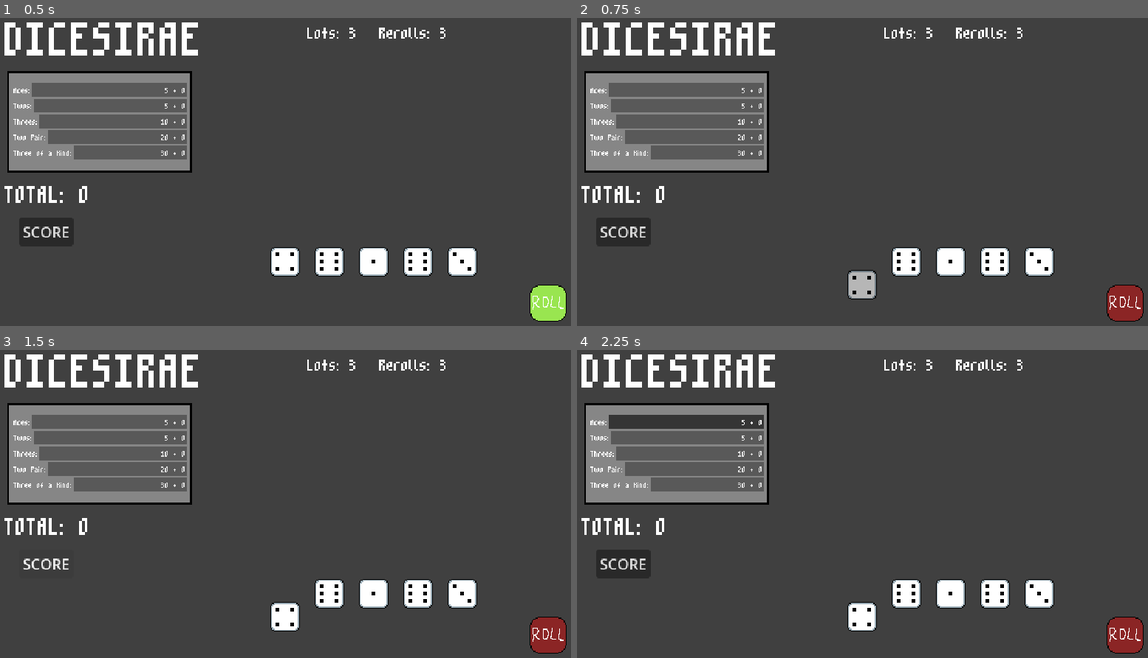
Above: before the commit, frames 1-4 (two rows, left to right).
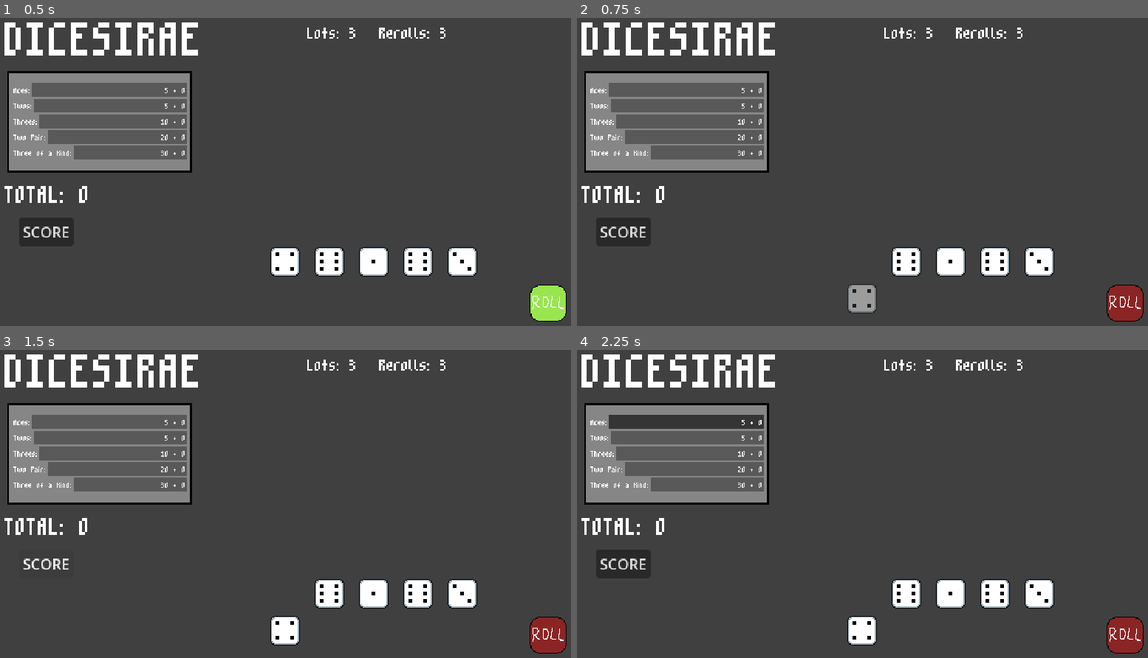
Above: after the commit, the same moments.

Repository: xander6424/DICESIRAE
Game: Godot game, scene res://scenes/main.tscn
Two runs of this game, one before a commit and one after it. Both use one fixed random seed, a clock stepped at 60 frames per second and the inputs below.
Inputs (mouse positions are in pixels of both pictures, inside the frame that each line leads up to):
- Up to frame 1 (0.5 s): no input
- Up to frame 2 (0.75 s): click (862, 261) at 0.52 s
- Up to frame 3 (1.5 s): click "SCORE" at 1.25 s
- Up to frame 4 (2.25 s): click "5 + 0" at 2 s

Frame 1 is identical in both runs. In frame 2, 0.7% of the frame differs, in the area x 47-53%, y 81-96%; in frame 3, 0.5%; in frame 4, 0.5%.

Commit message:
New Dice Texture Button
Changed the dice save button to a texture button, and added several transparent states for it.

Diff:
--- a/scenes/dice.tscn
+++ b/scenes/dice.tscn
@@ -7,21 +7,12 @@
 [ext_resource type="Texture2D" uid="uid://b41ewysw5q5w8" path="res://assets/die4_32p.png" id="5_pgf55"]
 [ext_resource type="Texture2D" uid="uid://d0wtavxqx5a2a" path="res://assets/die5_32p.png" id="6_dlvbc"]
 [ext_resource type="Texture2D" uid="uid://c78k2icikwp7g" path="res://assets/die6_32p.png" id="7_skxya"]
+[ext_resource type="Texture2D" uid="uid://t2lnk76opcq5" path="res://assets/dieblank_hover_32p.png" id="8_dicg2"]
+[ext_resource type="BitMap" uid="uid://cnrn1rs24jdhp" path="res://assets/diemask_32p.png" id="8_ocjtb"]
+[ext_resource type="Texture2D" uid="uid://cuq8ea5g4lcj" path="res://assets/dieblank_pressed_32p.png" id="8_pgf55"]
 
 [sub_resource type="RectangleShape2D" id="RectangleShape2D_m4jp2"]
 size = Vector2(29, 29)
-
-[sub_resource type="StyleBoxFlat" id="StyleBoxFlat_pb8pk"]
-bg_color = Color(0, 0, 0, 0)
-
-[sub_resource type="StyleBoxFlat" id="StyleBoxFlat_dicg2"]
-bg_color = Color(0, 0, 0, 0.5137255)
-
-[sub_resource type="StyleBoxFlat" id="StyleBoxFlat_ocjtb"]
-bg_color = Color(0, 0, 0, 0.28627452)
-
-[sub_resource type="StyleBoxFlat" id="StyleBoxFlat_pgf55"]
-bg_color = Color(0, 0, 0, 0.5137255)
 
 [node name="Dice" type="RigidBody2D" unique_id=732832586]
 gravity_scale = 0.0
@@ -52,14 +43,13 @@
 position = Vector2(-0.5, -0.5)
 shape = SubResource("RectangleShape2D_m4jp2")
 
-[node name="SaveButton" type="Button" parent="." unique_id=1658616986]
+[node name="SaveButton" type="TextureButton" parent="." unique_id=1849972289]
 unique_name_in_owner = true
-offset_left = -15.0
-offset_top = -15.0
-offset_right = 15.0
-offset_bottom = 15.0
+offset_left = -16.0
+offset_top = -16.0
+offset_right = 16.0
+offset_bottom = 16.0
 focus_mode = 0
-theme_override_styles/normal = SubResource("StyleBoxFlat_pb8pk")
-theme_override_styles/pressed = SubResource("StyleBoxFlat_dicg2")
-theme_override_styles/hover = SubResource("StyleBoxFlat_ocjtb")
-theme_override_styles/disabled = SubResource("StyleBoxFlat_pgf55")
+texture_pressed = ExtResource("8_pgf55")
+texture_hover = ExtResource("8_dicg2")
+texture_click_mask = ExtResource("8_ocjtb")
--- a/scripts/dice.gd
+++ b/scripts/dice.gd
@@ -4,7 +4,7 @@
 
 @onready var faces: Node2D = %Faces
 @onready var roll_button: TextureButton = %RollButton
-@onready var save_button: Button = %SaveButton
+@onready var save_button: TextureButton = %SaveButton
 
 static var total_dice_rolled: int = 0
 static var dice_in_play: int = 5
@@ -86,7 +86,7 @@
 		# Dice to be saved
 		if !dice_saved:
 			dice_saved = true
-			position.y += 25
+			position.y += 40
 			dice_in_play -= 1
 
 			for dice in Global.rolling_dice_list:
@@ -98,7 +98,7 @@
 		# Dice to be unsaved
 		elif dice_saved and Global.rerolls > 0:
 			dice_saved = false
-			position.y -= 25
+			position.y -= 40
 			dice_in_play += 1
 
 			for dice in Global.saved_dice_list:
Binary file removed: assets/die1.png
Not shown, removed: assets/die1.png.import
Binary file removed: assets/die2.png
Not shown, removed: assets/die2.png.import
Binary file removed: assets/die3.png
Not shown, removed: assets/die3.png.import
Binary file removed: assets/die4.png
Binary file removed: assets/die5.png
Binary file removed: assets/die6.png
Not shown, removed: assets/die6.png.import
Binary file added: assets/dieblank_hover_32p.png
Not shown, changed: assets/dieblank_hover_32p.png.import
(and 4 more such lines)
